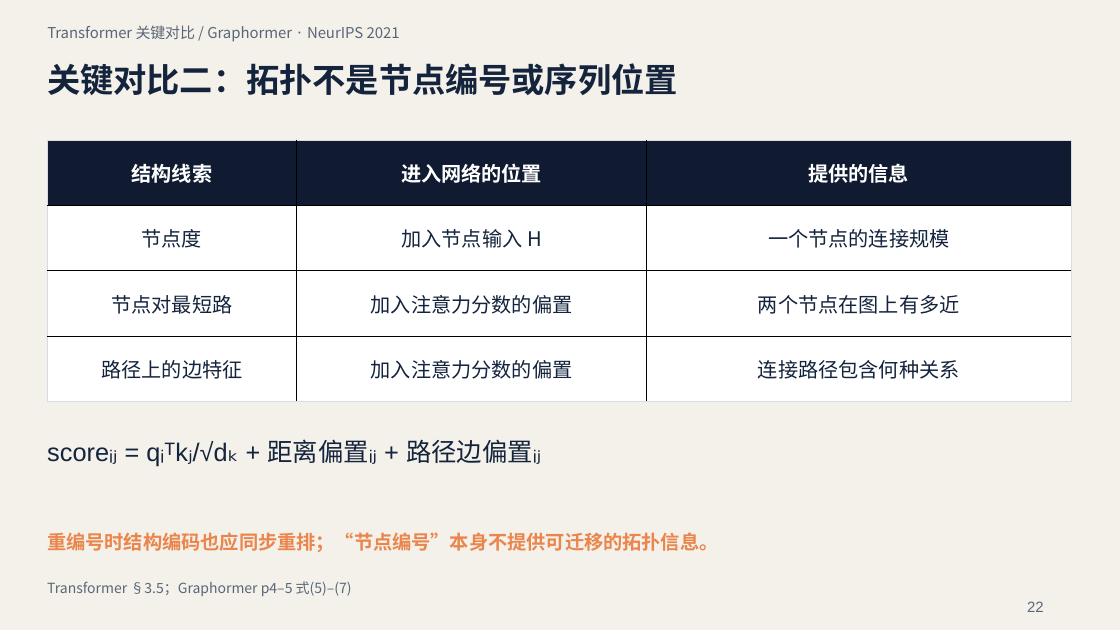
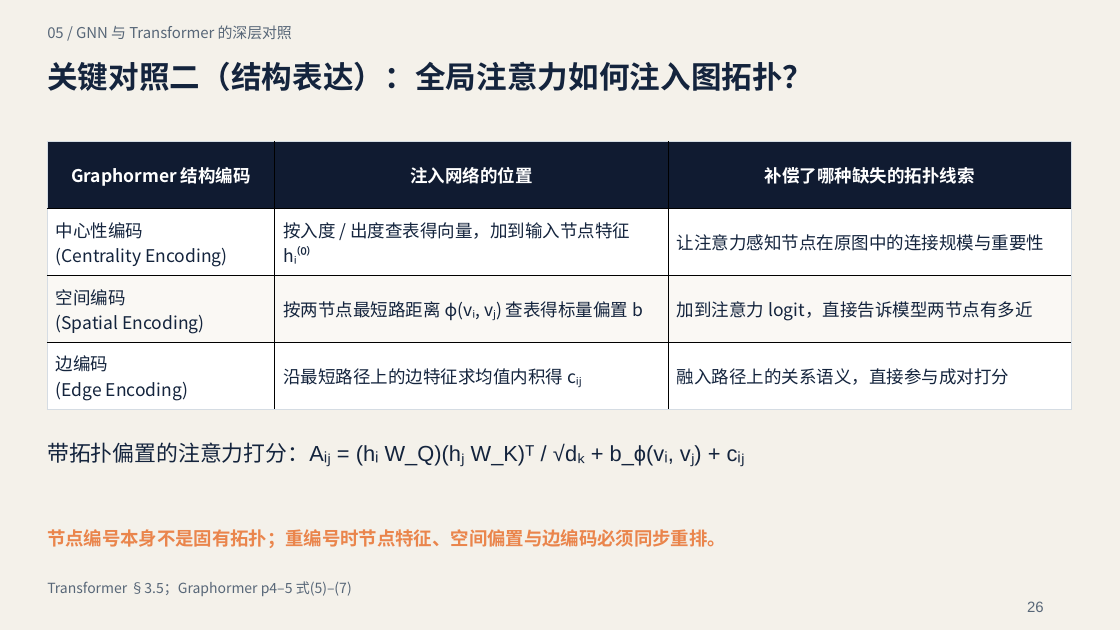
Before and after one commit to guozongzhi/GNN, a slide deck: slide 26 of outputs/presentations/GNN-原理与关键论文.pptx (slide 22 before the commit). Drawn at 1120x630 pixels with LibreOffice and Linux fonts; fonts in the diff are those of the drawing. Boxes give left, top, right and bottom in pixels: in the first picture for what was removed or moved away, otherwise in the second. Text is boxed around its words. In the diff, an @@ line names an element or a change of style, - is before the commit and + after.

```diff
--- a/outputs/presentations/GNN-原理与关键论文.pptx
+++ b/outputs/presentations/GNN-原理与关键论文.pptx
@@ text at [47,25,292,39]: text changed @@
-Transformer 关键对比 / Graphormer · NeurIPS 2021
+05 / GNN 与 Transformer 的深层对照
@@ text at [47,61,813,91]: text changed; size 28.5 to 26.2 pt @@
-关键对比二：拓扑不是节点编号或序列位置
+关键对照二（结构表达）：全局注意力如何注入图拓扑？
@@ table at [47,142,1071,410] @@
-row 1: 结构线索 | 进入网络的位置 | 提供的信息
+row 1: Graphormer 结构编码 | 注入网络的位置 | 补偿了哪种缺失的拓扑线索
-row 2: 节点度 | 加入节点输入 H | 一个节点的连接规模
+row 2: 中心性编码 / (Centrality Encoding) | 按入度 / 出度查表得向量，加到输入节点特征 hᵢ⁽⁰⁾ | 让注意力感知节点在原图中的连接规模与重要性
-row 3: 节点对最短路 | 加入注意力分数的偏置 | 两个节点在图上有多近
+row 3: 空间编码 / (Spatial Encoding) | 按两节点最短路距离 ϕ(vᵢ, vⱼ) 查表得标量偏置 b | 加到注意力 logit，直接告诉模型两节点有多近
-row 4: 路径上的边特征 | 加入注意力分数的偏置 | 连接路径包含何种关系
+row 4: 边编码 / (Edge Encoding) | 沿最短路径上的边特征求均值内积得 cᵢⱼ | 融入路径上的关系语义，直接参与成对打分
@@ fill #FFFFFF to #FAF8F4 in row 3 @@
@@ text at [47,442,674,466]: text changed; size 21.8 to 18.8 pt @@
-scoreᵢⱼ = qᵢᵀkⱼ/√dₖ + 距离偏置ᵢⱼ + 路径边偏置ᵢⱼ
+带拓扑偏置的注意力打分：Aᵢⱼ = (hᵢ W_Q)(hⱼ W_K)ᵀ / √dₖ + b_ϕ(vᵢ, vⱼ) + cᵢⱼ
@@ text at [47,529,726,548]: text changed; size 16.5 to 15.8 pt @@
-重编号时结构编码也应同步重排；“节点编号”本身不提供可迁移的拓扑信息。
+节点编号本身不是固有拓扑；重编号时节点特征、空间偏置与边编码必须同步重排。
@@ text at [1027,601,1044,612]: text changed @@
-22
+26
```
Also in this commit, not shown: 7 other slides changed, 25 slides added, 18 slides removed, 5 other files.
